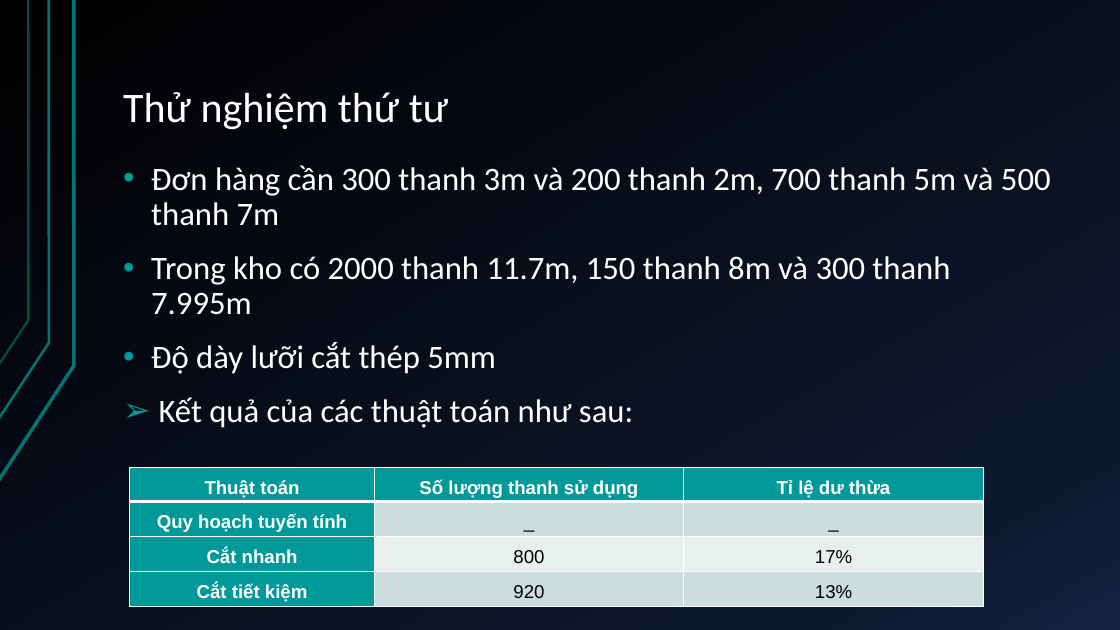
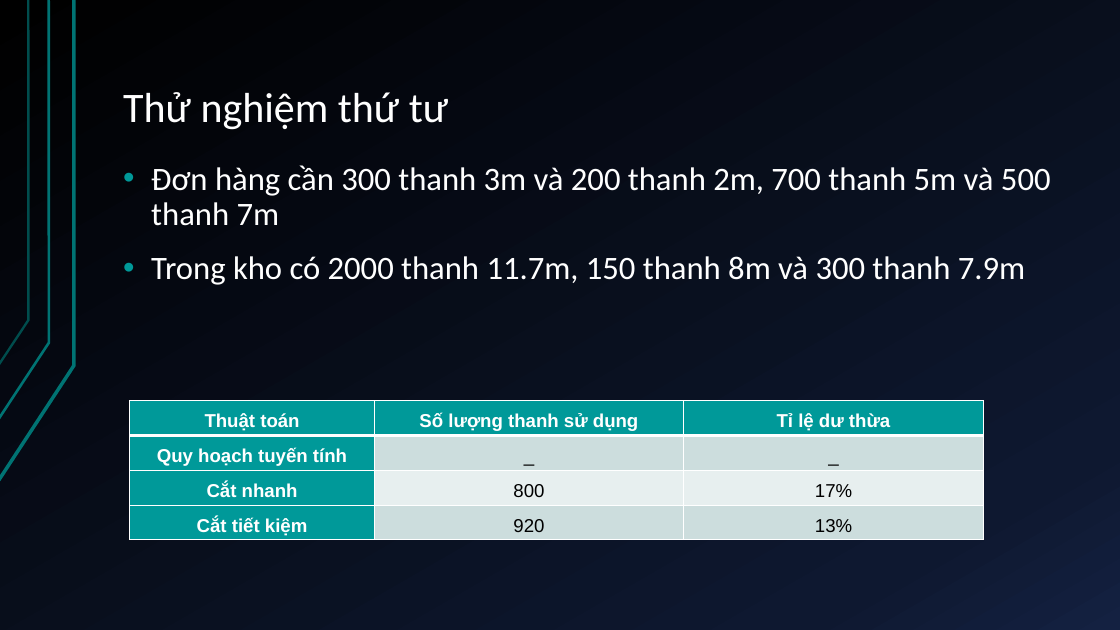
Before and after one commit to duykypaul/GeneticAlgorithmLearning, a slide deck: slide 17 of src/com/duykypaul/kltn/docs/TỰ ĐỘNG LẬP KẾ HOẠCH GIA CÔNG CẮT.pptx (slide 15 before the commit). Drawn at 1120x630 pixels with LibreOffice and Linux fonts; fonts in the diff are those of the drawing. Boxes give left, top, right and bottom in pixels: in the first picture for what was removed or moved away, otherwise in the second. Text is boxed around its words. In the diff, an @@ line names an element or a change of style, - is before the commit and + after.

```diff
--- a/src/com/duykypaul/kltn/docs/TỰ ĐỘNG LẬP KẾ HOẠCH GIA CÔNG CẮT.pptx
+++ b/src/com/duykypaul/kltn/docs/TỰ ĐỘNG LẬP KẾ HOẠCH GIA CÔNG CẮT.pptx
@@ text at <box>151,256,1025,285</box>: text changed @@
-• Trong kho có 2000 thanh 11.7m, 150 thanh 8m và 300 thanh 7.995m
-• Độ dày lưỡi cắt thép 5mm
-➢ Kết quả của các thuật toán như sau:
+• Trong kho có 2000 thanh 11.7m, 150 thanh 8m và 300 thanh 7.9m
@@ table: place and size @@
-table at <box>130,467,984,606</box>
+table at <box>130,401,984,540</box>
```
Also in this commit, not shown: 12 other slides changed, 6 slides added, 3 slides removed.
